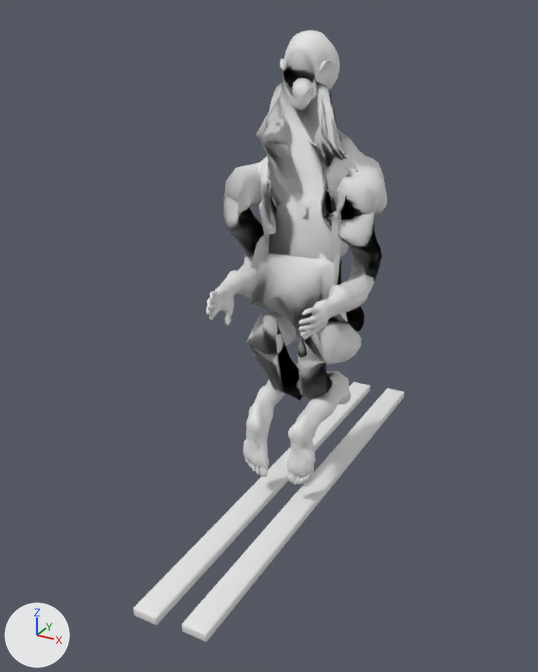
Two versions of the glTF model assets/athlete_body.glb, one commit apart.
One viewpoint serves both versions: a camera (50 mm lens) standing at (0.97, -1.98, 0.51) and looking at (-0.06, -0.11, -0.43). Every picture has the same lights, and +X, +Y and +Z are marked at lower left. The first picture is the older version. Vertices at exactly the same position are counted once.

Script lines for the objects in view, before the commit:
```python
me_cube = bpy.data.meshes.new('Cube')
me_cube.from_pydata(...)  # 96 vertices, 188 faces; spans x -0.12..-0.04, y -0.78..0.77, z -1.02..-1.0
me_cube_001 = bpy.data.meshes.new('Cube.001')
me_cube_001.from_pydata(...)  # 96 vertices, 188 faces; spans x 0.04..0.12, y -0.77..0.78, z -1.02..-1.0
me_humanbase = bpy.data.meshes.new('humanBase')
me_humanbase.from_pydata(...)  # 8992 vertices, 17947 faces; spans x -0.244..0.248, y -0.32..0.18, z -0.926..0.453
# faces by material slot: [12657, 2281, 3009]
me_humanbase.materials.append(mat_suitmat)  # white #e7e7e7
me_humanbase.materials.append(mat_helmetmat)  # white #e7e7e7
me_humanbase.materials.append(mat_facemat)  # white #e7e7e7
ob_athletebody = bpy.data.objects.new('athleteBody', me_humanbase)
ob_athletebody.location = (0.0, 0.0, 0.0)
ob_skil = bpy.data.objects.new('skiL', me_cube)
ob_skil.location = (0.0, 0.0, 0.0)
ob_skir = bpy.data.objects.new('skiR', me_cube_001)
ob_skir.location = (0.0, 0.0, 0.0)
```
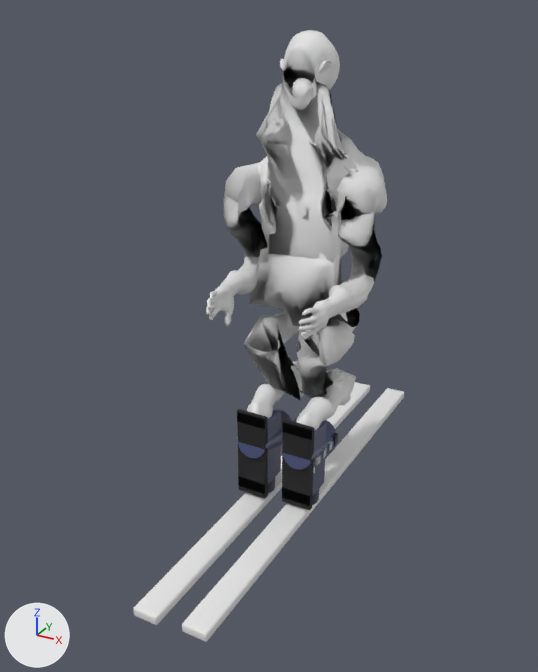
Changed parts and their boxes (x1, y1, x2, y2) in the pictures (538 x 672 px; the box of a moved part takes in the faces that stretch with it):
'athleteBody', reshaped: before (206, 30, 387, 484); after (206, 30, 387, 473)
'athleteBootR', added: after (282, 417, 338, 510)
    faces in mat_bootsole (black #1d1d1f): (282, 419, 314, 510)
    faces in mat_bootshell (dark blue #3f4565): (293, 417, 336, 495)
    faces in mat_bootcuff (dark blue #454d74): (283, 429, 336, 470)
    faces in mat_bootbuckle (light grey #c5c8ce): (314, 441, 332, 465)
'athleteBootL', added: after (237, 409, 292, 498)
    faces in mat_bootsole (black #1d1d1f): (237, 409, 268, 498)
    faces in mat_bootshell (dark blue #3f4565): (268, 409, 292, 484)
    faces in mat_bootcuff (dark blue #454d74): (238, 418, 288, 458)
part 1 of me_humanbase, moved or reshaped: before (211, 204, 364, 484); after (211, 204, 360, 473)

The change, as a list of edits to the scene's bpy script:
```text
Add mat_bootshell:
    mat_bootshell = principled_material('bootShell')
    mat_bootshell.base_color = (0.05, 0.06, 0.13)  # dark blue #3f4565
    mat_bootshell.roughness = 0.35
Add mat_boottoe:
    mat_boottoe = principled_material('bootToe')
    mat_boottoe.base_color = (0.028, 0.032, 0.068)  # dark blue #2f324a
Add mat_bootsole:
    mat_bootsole = principled_material('bootSole')
    mat_bootsole.base_color = (0.012, 0.012, 0.014)  # black #1d1d1f
    mat_bootsole.roughness = 0.85
Add mat_bootstrap:
    mat_bootstrap = principled_material('bootStrap')
    mat_bootstrap.base_color = (0.02, 0.02, 0.026)  # black #27272d
    mat_bootstrap.roughness = 0.6
Add mat_bootcuff:
    mat_bootcuff = principled_material('bootCuff')
    mat_bootcuff.base_color = (0.06, 0.075, 0.175)  # dark blue #454d74
    mat_bootcuff.roughness = 0.45
Add mat_bootbuckle:
    mat_bootbuckle = principled_material('bootBuckle')
    mat_bootbuckle.base_color = (0.56, 0.58, 0.62)  # light grey #c5c8ce
    mat_bootbuckle.metallic = 0.9
    mat_bootbuckle.roughness = 0.3
Change me_humanbase:
    used by ob_athletebody; location = (0.0, 0.0, 0.0)
    remove me_humanbase.from_pydata(...)  # 8992 vertices, 17947 faces; spans x -0.244..0.248, y -0.32..0.18, z -0.926..0.453
    add me_humanbase.from_pydata(...)  # 9234 vertices, 18456 faces; spans x -0.244..0.248, y -0.32..0.18, z -0.929..0.453
    me_humanbase part 1: 1977 vertices moved from x -0.183..0.183, y -0.181..0.162, z -0.926..-0.091 to x -0.167..0.157, y -0.181..0.168, z -0.929..-0.09; 1045 vertices removed from x -0.159..0.166, y -0.276..0.174, z -0.926..-0.247; 1291 vertices added at x -0.155..0.149, y -0.277..0.175, z -0.929..-0.193
    other edits to the shape of me_humanbase do not show in these pictures
Add me_athletebootr:
    me_athletebootr.from_pydata(...)  # 168 vertices, 288 faces; spans x 0.012..0.141, y -0.181..0.031, z -0.994..-0.68
    # faces by material slot: [36, 72, 60, 60, 12, 48]
    me_athletebootr.materials.append(mat_bootsole)  # black #1d1d1f
    me_athletebootr.materials.append(mat_bootshell)  # dark blue #3f4565
    me_athletebootr.materials.append(mat_boottoe)  # dark blue #2f324a
    me_athletebootr.materials.append(mat_bootcuff)  # dark blue #454d74
    me_athletebootr.materials.append(mat_bootstrap)  # black #27272d
    me_athletebootr.materials.append(mat_bootbuckle)  # light grey #c5c8ce
Add me_athletebootl:
    me_athletebootl.from_pydata(...)  # 168 vertices, 288 faces; spans x -0.146..-0.017, y -0.197..0.015, z -0.991..-0.677
    # faces by material slot: [36, 72, 60, 60, 12, 48]
    me_athletebootl.materials.append(mat_bootsole)  # black #1d1d1f
    me_athletebootl.materials.append(mat_bootshell)  # dark blue #3f4565
    me_athletebootl.materials.append(mat_boottoe)  # dark blue #2f324a
    me_athletebootl.materials.append(mat_bootcuff)  # dark blue #454d74
    me_athletebootl.materials.append(mat_bootstrap)  # black #27272d
    me_athletebootl.materials.append(mat_bootbuckle)  # light grey #c5c8ce
Add ob_athletebootr:
    ob_athletebootr = bpy.data.objects.new('athleteBootR', me_athletebootr)
    ob_athletebootr.location = (0.0, 0.0, 0.0)
Add ob_athletebootl:
    ob_athletebootl = bpy.data.objects.new('athleteBootL', me_athletebootl)
    ob_athletebootl.location = (0.0, 0.0, 0.0)
```
